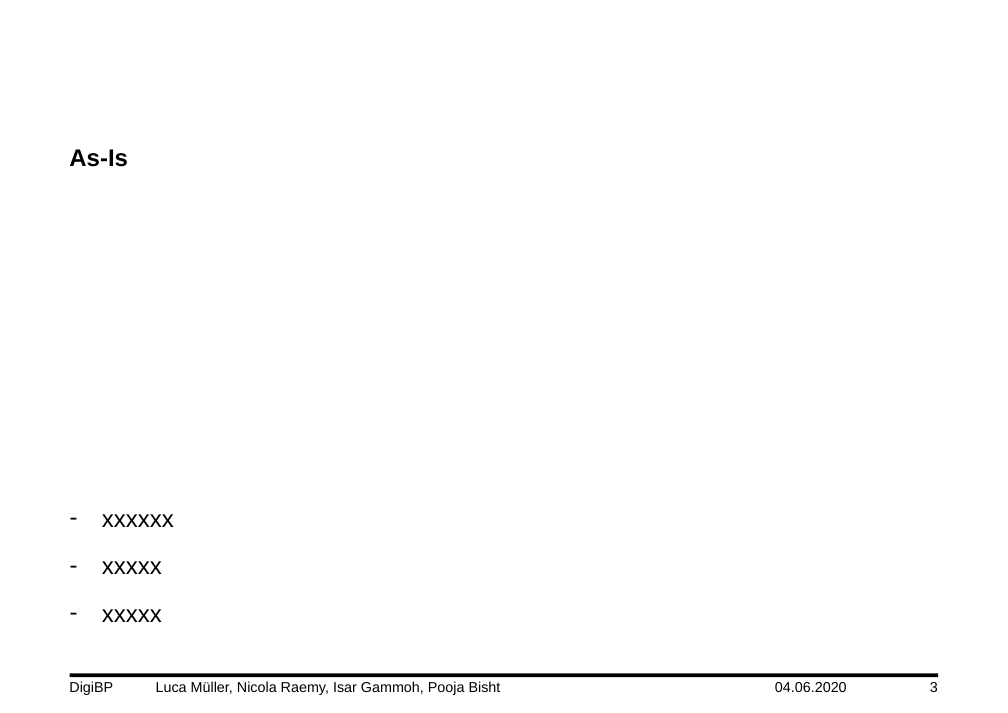
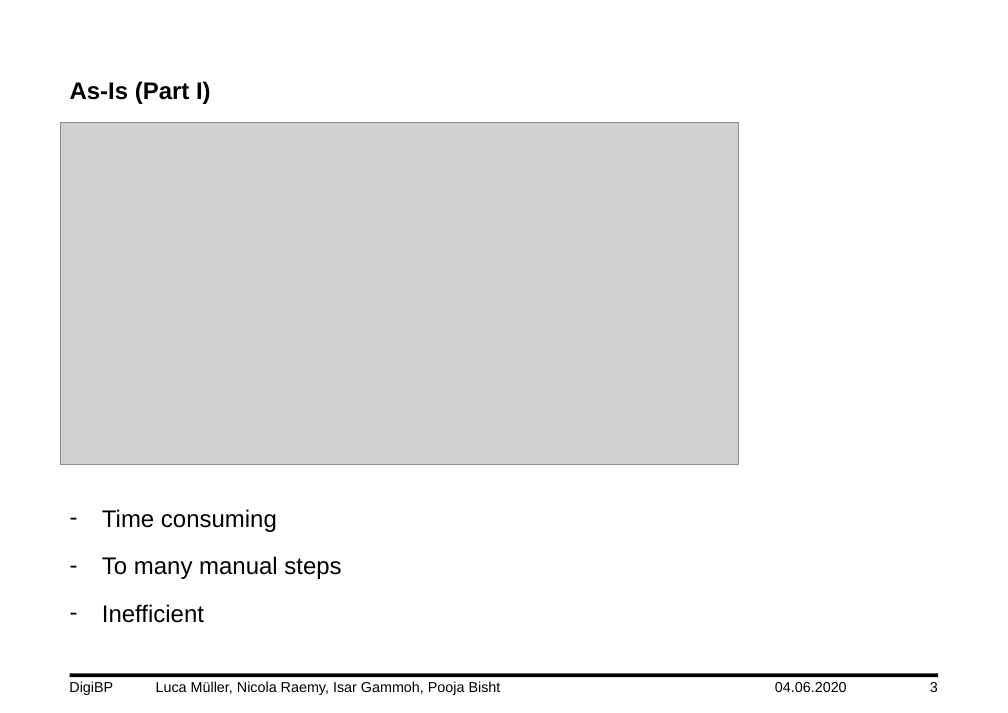
Before and after one commit to DigiBP/DigiBP_DanishBlue, a slide deck: slide 3 of Presentation/DigiBP_DanishBlue_Presentation_V0.3.pptx. Drawn at 1008x713 pixels with LibreOffice and Linux fonts; fonts in the diff are those of the drawing; grey boxes stand for pictures; background and template pictures are left out. Boxes give left, top, right and bottom in pixels: in the first picture for what was removed or moved away, otherwise in the second. Text is boxed around its words. In the diff, an @@ line names an element or a change of style, - is before the commit and + after.

```diff
--- a/Presentation/DigiBP_DanishBlue_Presentation_V0.3.pptx
+++ b/Presentation/DigiBP_DanishBlue_Presentation_V0.3.pptx
@@ text at box(70, 81, 211, 104): text changed @@
-As-Is
+As-Is (Part I)
@@ picture added at box(60, 122, 739, 465) @@
@@ text at box(102, 509, 341, 623): text changed @@
-– xxxxxx
-– xxxxx
-– xxxxx
+– Time consuming
+– To many manual steps
+– Inefficient
```
Also in this commit, not shown: 1 other slide changed, 1 slide added.
